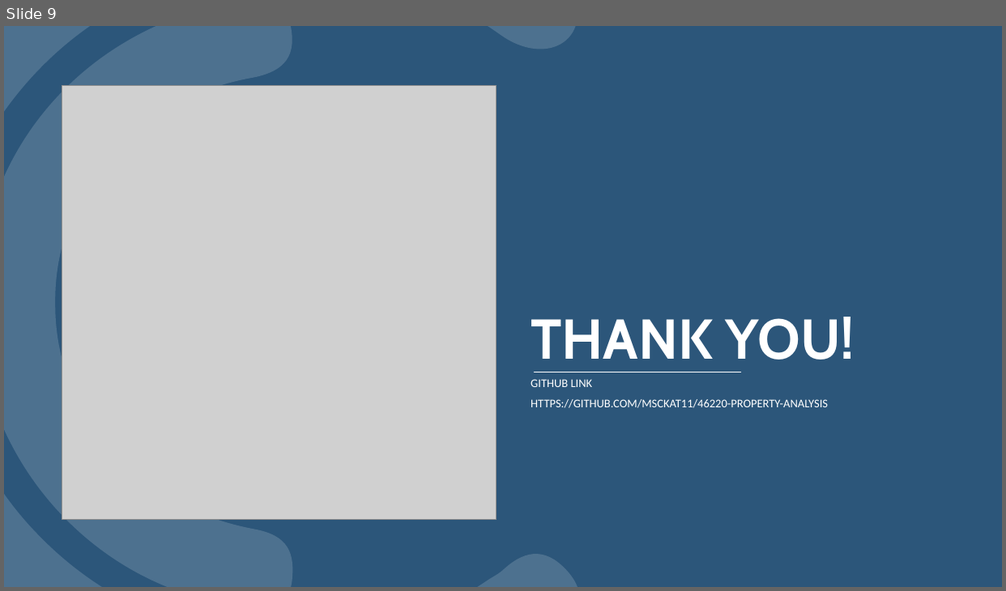
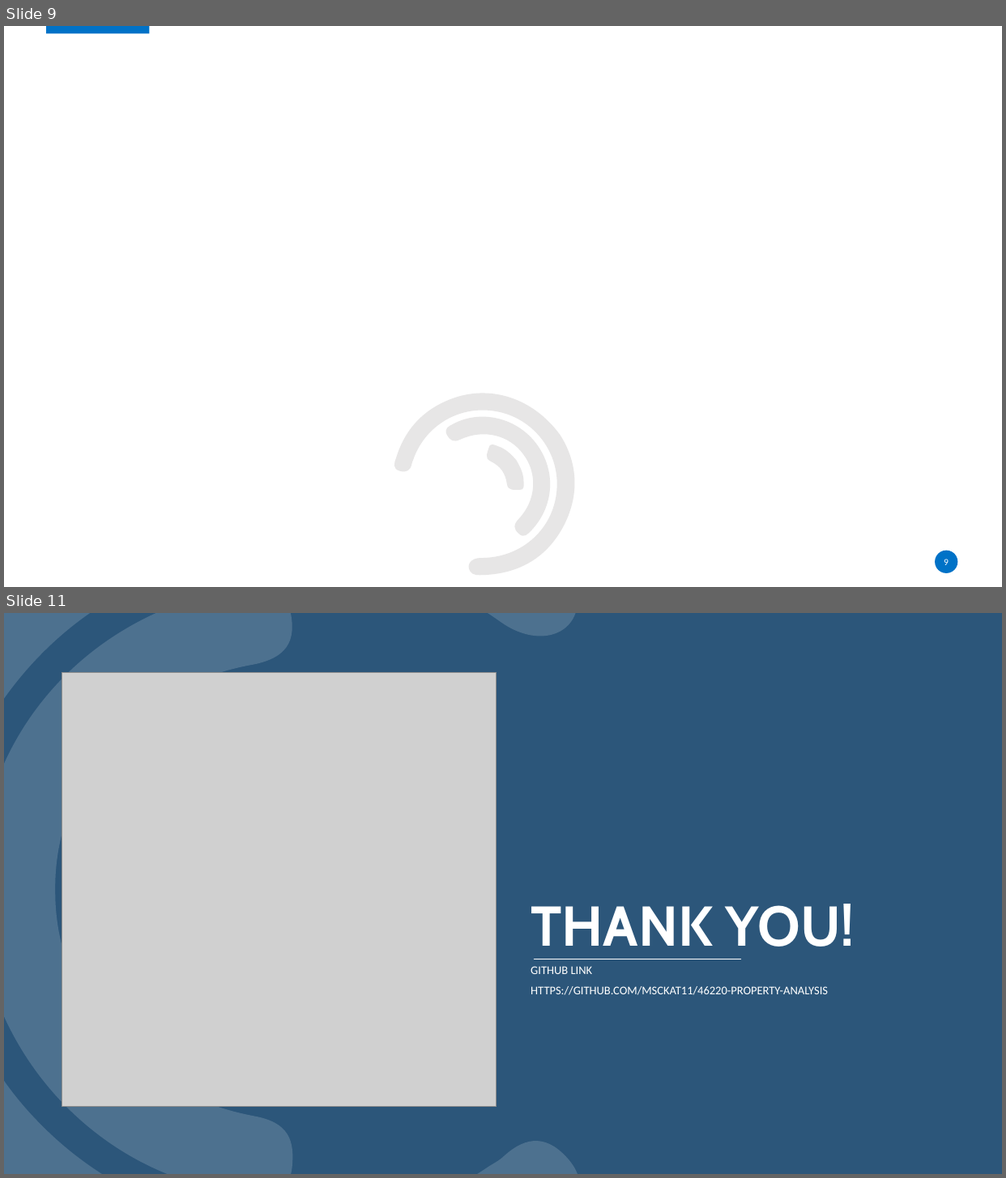
Before and after one commit to msckat11/46220-property-analysis, a slide deck: Broad ripple properties.pptx. Shown one above the other, each under a label of ours: slide 9 before the commit, slides 9 and 11 after it; the slides between them are not shown. The pictures are 1006x591 and 1006x1178 pixels, drawn with LibreOffice and Linux fonts; fonts in the diff are those of the drawing; grey boxes stand for pictures; background and template pictures are left out. Boxes give left, top, right and bottom in pixels: in the first picture for what was removed or moved away, otherwise in the second. Text is boxed around its words. In the diff, an @@ line names an element or a change of style, - is before the commit and + after.

```diff
--- a/Broad ripple properties.pptx
+++ b/Broad ripple properties.pptx
@@ slide 9 added at [4, 26, 1002, 587], background #FFFFFF @@
@@ rectangle added at [46, 26, 149, 33], fill #0072C7 @@
@@ freeform shape added at [375, 353, 614, 587], fill #E7E6E6 @@
@@ freeform shape added at [442, 390, 577, 541], fill #E7E6E6 @@
@@ freeform shape added at [479, 437, 534, 500], fill #E7E6E6 @@
@@ ellipse added at [936, 551, 958, 574], fill #0072C7 @@
@@ page number added at [944, 559, 948, 565], 9 pt, text #FFFFFF @@
+9
@@ what was slide 9 is now slide 11 @@
```
Also in this commit, not shown: 1 slide changed, 4 other slides added, 3 slides removed.
